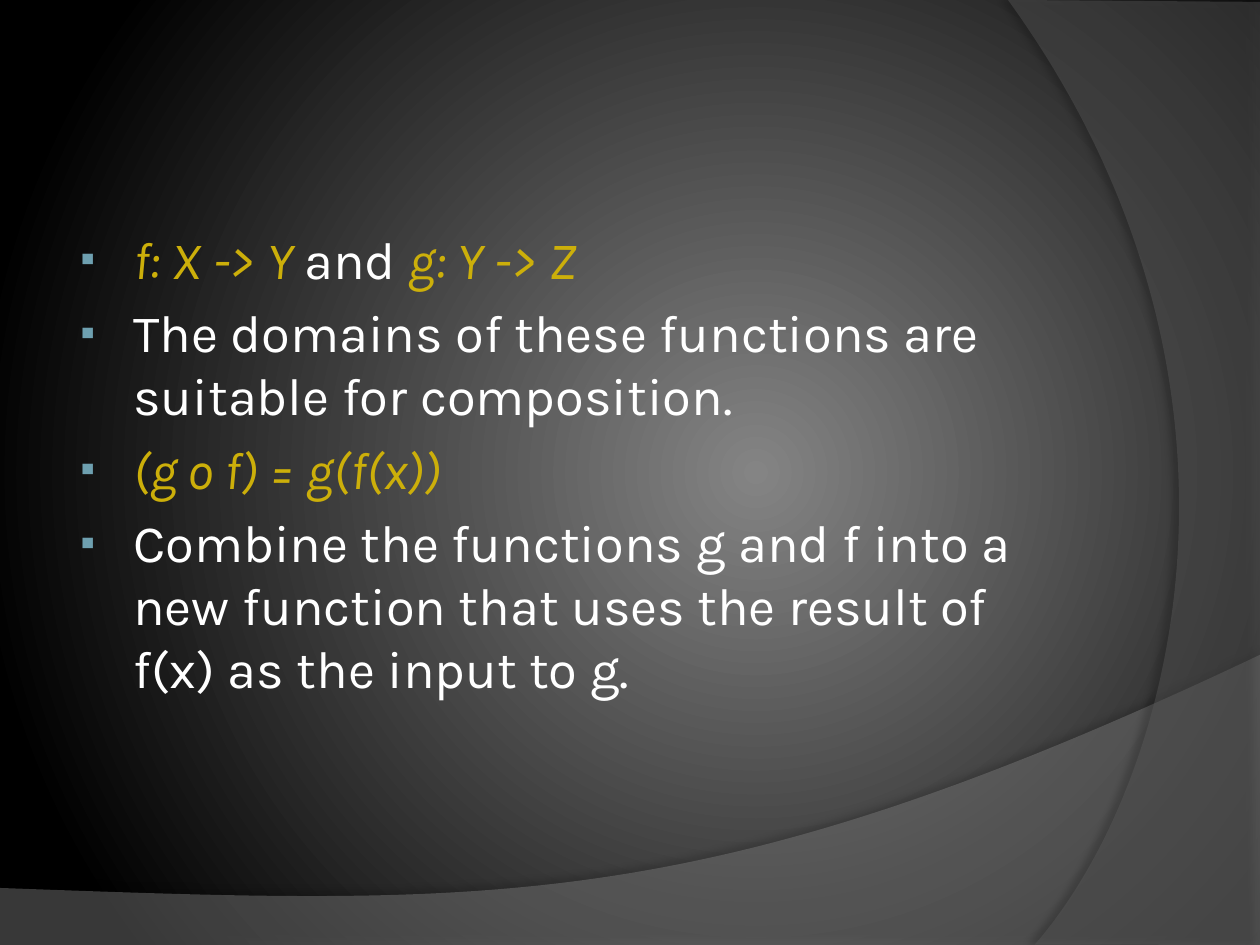
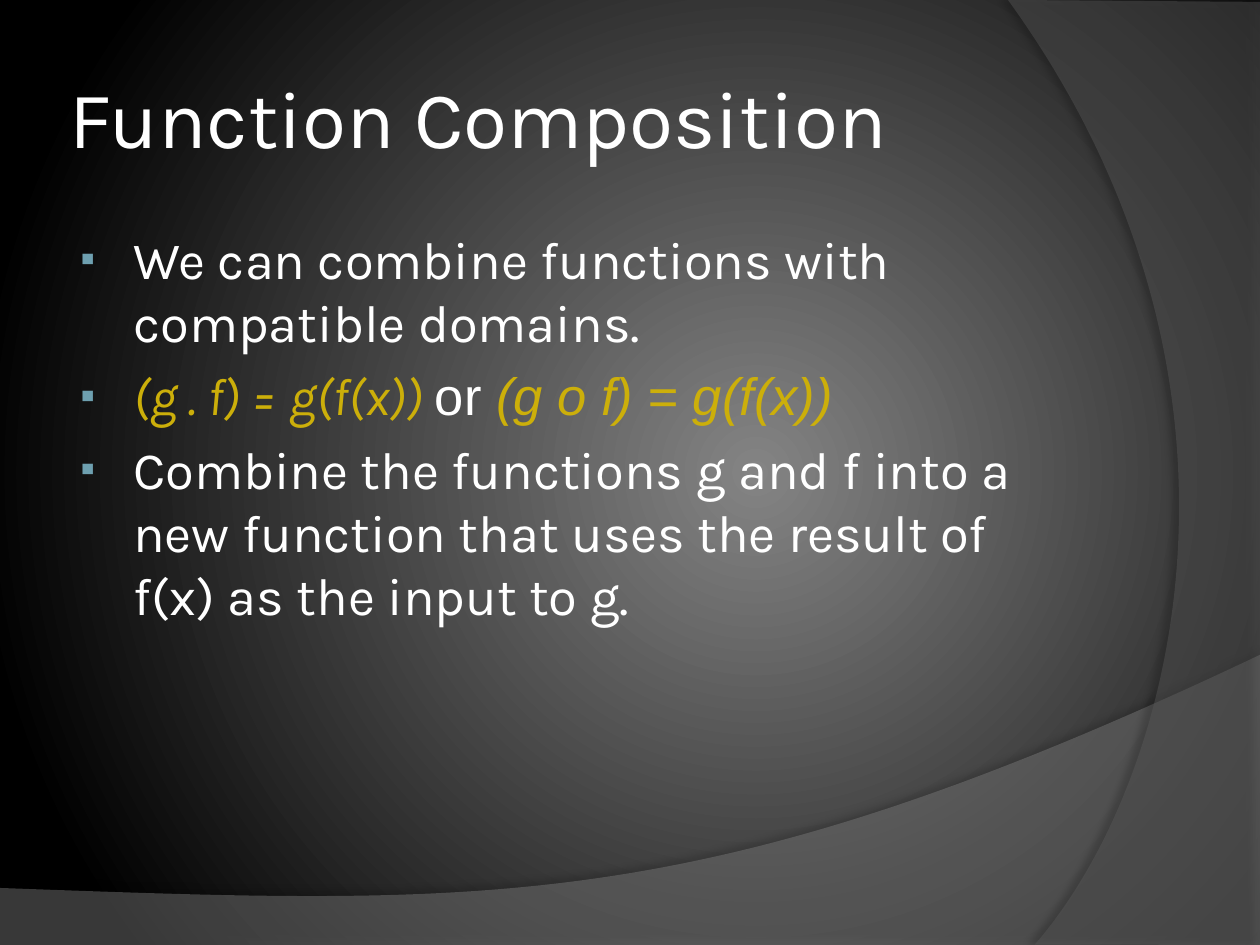
Before and after one commit to chrislewis/JaxFunc_0_ImperativelyFunctional, a slide deck: slide 16 of JaxFunc.pptx (slide 13 before the commit). Drawn at 1260x945 pixels with LibreOffice and Linux fonts; fonts in the diff are those of the drawing. Boxes give left, top, right and bottom in pixels: in the first picture for what was removed or moved away, otherwise in the second. Text is boxed around its words. In the diff, an @@ line names an element or a change of style, - is before the commit and + after.

```diff
--- a/JaxFunc.pptx
+++ b/JaxFunc.pptx
@@ title added at (69,92,887,167), 46 pt, text #FFFFFF @@
+Function Composition
@@ text at (133,243,890,428): text changed @@
-▪ f: X -> Y and g: Y -> Z
-▪ The domains of these functions are suitable for composition.
-▪ (g o f) = g(f(x))
+▪ We can combine functions with compatible domains.
+▪ (g . f) = g(f(x)) or (g o f) = g(f(x))
```
Also in this commit, not shown: 5 other slides changed, 9 slides added, 1 other file.
